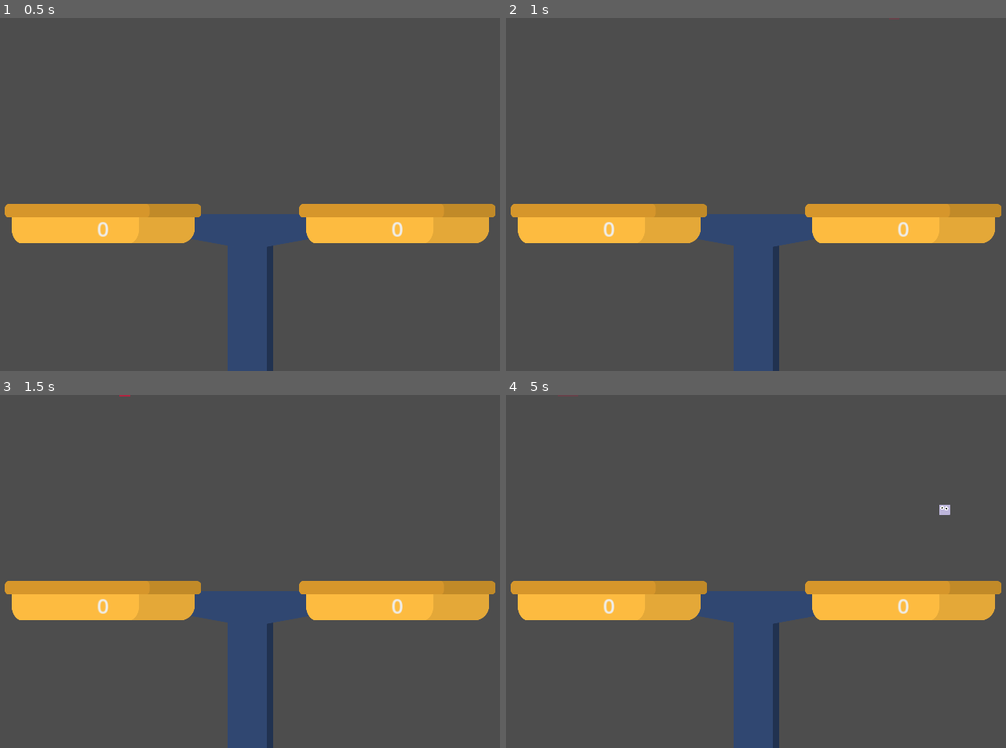
Above: before the commit, frames 1-4 (two rows, left to right).
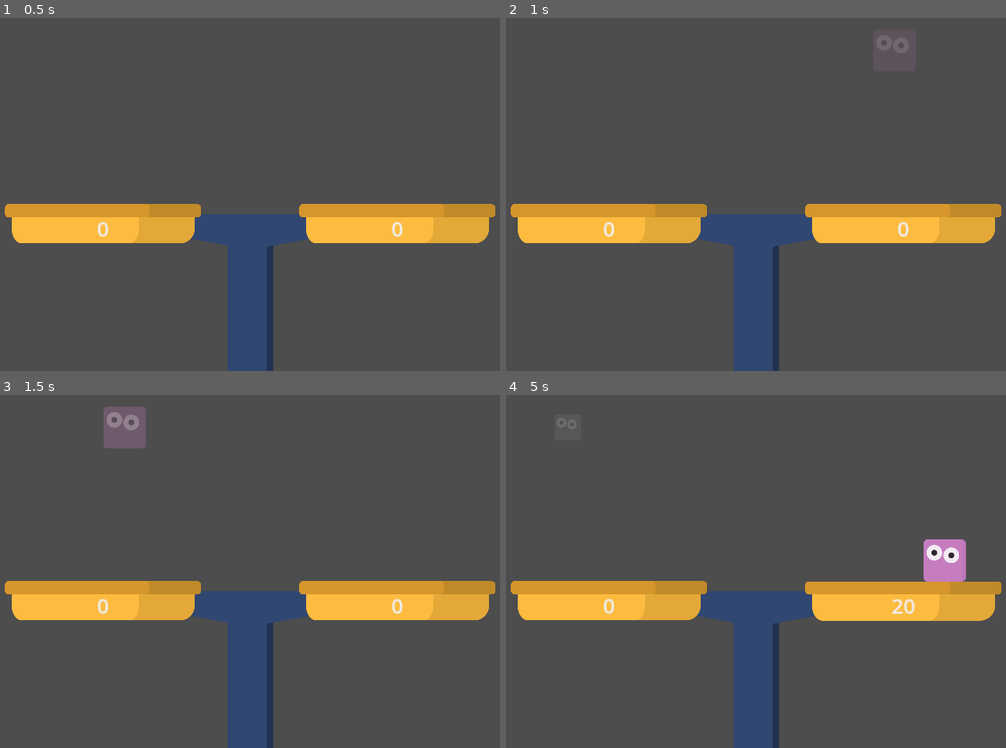
Above: after the commit, the same moments.

Repository: njamster/gmtk_jam_2024
Game: Godot game, scene res://screens/game.tscn
The game is run twice, just before and just after one commit, with the same random seed, the same clock (stepped at 60 frames per second) and the same inputs.
Inputs (mouse positions are in pixels of both pictures, inside the frame that each line leads up to):
- Up to frame 1 (0.5 s): no input
- Up to frame 2 (1 s): tap Enter at 0.5 s; move the mouse to (896, 176) at 0.52 s
- Up to frame 3 (1.5 s): tap Space at 1.25 s; move the mouse to (125, 589) at 1.27 s
- Up to frame 4 (5 s): tap Enter at 2, 3.5 s; move the mouse to (821, 493) at 2.02 s; tap Space at 2.75 s; move the mouse to (726, 642) at 2.77 s; move the mouse to (946, 624) at 3.52 s; move the mouse to (566, 518) at 4.27 s

Frame 1 is identical in both runs. In frame 2, 0.2% of the frame differs, in the area x 74-81%, y 0-10%; in frame 3, 1.0%; in frame 4, 1.4%, in the area x 1-99%, y 0-64%.

Commit message:
Re-do the block spawn preview
- The block is now spawned in mid-air, with it's alpha modulation slowly
  ramping up. That way, the player can already see the shape, color and
  size of the block while choosing where to put it.
- This replaces the previous spawn preview.
- Also, re-enables the top level border.

Diff:
--- a/blocks/basic_block.gd
+++ b/blocks/basic_block.gd
@@ -1,20 +1,40 @@
 extends RigidBody2D
 
+enum States {
+	SPAWNING,
+	DROPPING,
+}
 
 const MIN_SCALE := 1.0
 const MAX_SCALE := 8.0
+
+var state := States.SPAWNING:
+	set(value):
+		state = value
+		match state:
+			States.SPAWNING:
+				$Hitbox.disabled = true
+				self.freeze = true
+				modulate.a = 0.0
+			States.DROPPING:
+				$Hitbox.disabled = false
+				self.freeze = false
 
 var _is_grounded := false
 
 
 func _enter_tree() -> void:
+	state = state # trigger setter manually
+
+	_rescale(0.5 * randi_range(2, 8))
+
 	$Appearance.self_modulate = Color(
 		randf_range(0.5, 0.9), randf_range(0.5, 0.9), randf_range(0.5, 0.9)
 	)
 	$ExplosionEffect.color = $Appearance.self_modulate
 
 
-func rescale(factor : float) -> void:
+func _rescale(factor : float) -> void:
 	factor = clamp(factor, MIN_SCALE, MAX_SCALE)
 
 	$ExplosionEffect.scale *= Vector2(factor, factor)
--- a/screens/game.gd
+++ b/screens/game.gd
@@ -3,33 +3,34 @@
 
 const BASIC_BLOCK := preload("res://blocks/basic_block.tscn")
 
-var next_block_scale : float
+var next_block
+
+
+func _init() -> void:
+	DisplayServer.mouse_set_mode(DisplayServer.MOUSE_MODE_CONFINED)
 
 
 func _ready() -> void:
-	DisplayServer.mouse_set_mode(DisplayServer.MOUSE_MODE_CONFINED)
-
-	_pick_next_block_scale()
+	_spawn_next_block()
 
 
-func _pick_next_block_scale() -> void:
-	next_block_scale = 0.5 * randi_range(2, 8)
-	$SpawnPreview.scale.x = next_block_scale
+func _spawn_next_block() -> void:
+	if next_block:
+		next_block.state = next_block.States.DROPPING
+
+	next_block = BASIC_BLOCK.instantiate()
+	next_block.global_position = Vector2(get_global_mouse_position().x, 100)
+	$Blocks.add_child(next_block)
 
 
 func _process(_delta: float) -> void:
-	$SpawnPreview.global_position.x = get_global_mouse_position().x - (16 * next_block_scale)
-	$SpawnPreview.modulate.a = $SpawnTimer.wait_time - $SpawnTimer.time_left - 0.8
+	if next_block:
+		next_block.global_position.x = get_global_mouse_position().x
+		next_block.modulate.a = ($SpawnTimer.wait_time - $SpawnTimer.time_left - 0.5) / $SpawnTimer.wait_time
 
 
 func _on_spawn_timer_timeout() -> void:
-	var block := BASIC_BLOCK.instantiate()
-	block.global_position.x = get_global_mouse_position().x
-	block.global_position.y = -100
-	block.rescale(next_block_scale)
-	$Blocks.add_child(block)
-
-	_pick_next_block_scale()
+	_spawn_next_block()
 
 
 func _on_level_border_body_entered(body: Node2D) -> void:
--- a/screens/game.tscn
+++ b/screens/game.tscn
@@ -12,31 +12,13 @@
 monitorable = false
 
 [node name="Top" type="CollisionShape2D" parent="LevelBorder"]
-position = Vector2(960, 0)
+position = Vector2(960, 30)
 rotation = -3.14159
 shape = SubResource("WorldBoundaryShape2D_5b2na")
-disabled = true
-
-[node name="Right" type="CollisionShape2D" parent="LevelBorder"]
-position = Vector2(1920, 540)
-rotation = -1.5708
-shape = SubResource("WorldBoundaryShape2D_5b2na")
-disabled = true
 
 [node name="Bottom" type="CollisionShape2D" parent="LevelBorder"]
 position = Vector2(960, 1050)
 shape = SubResource("WorldBoundaryShape2D_5b2na")
-
-[node name="Left" type="CollisionShape2D" parent="LevelBorder"]
-position = Vector2(0, 540)
-rotation = 1.5708
-shape = SubResource("WorldBoundaryShape2D_5b2na")
-disabled = true
-
-[node name="SpawnPreview" type="ColorRect" parent="."]
-offset_right = 32.0
-offset_bottom = 4.0
-color = Color(0.862745, 0.0784314, 0.235294, 1)
 
 [node name="Blocks" type="Node" parent="."]
 
